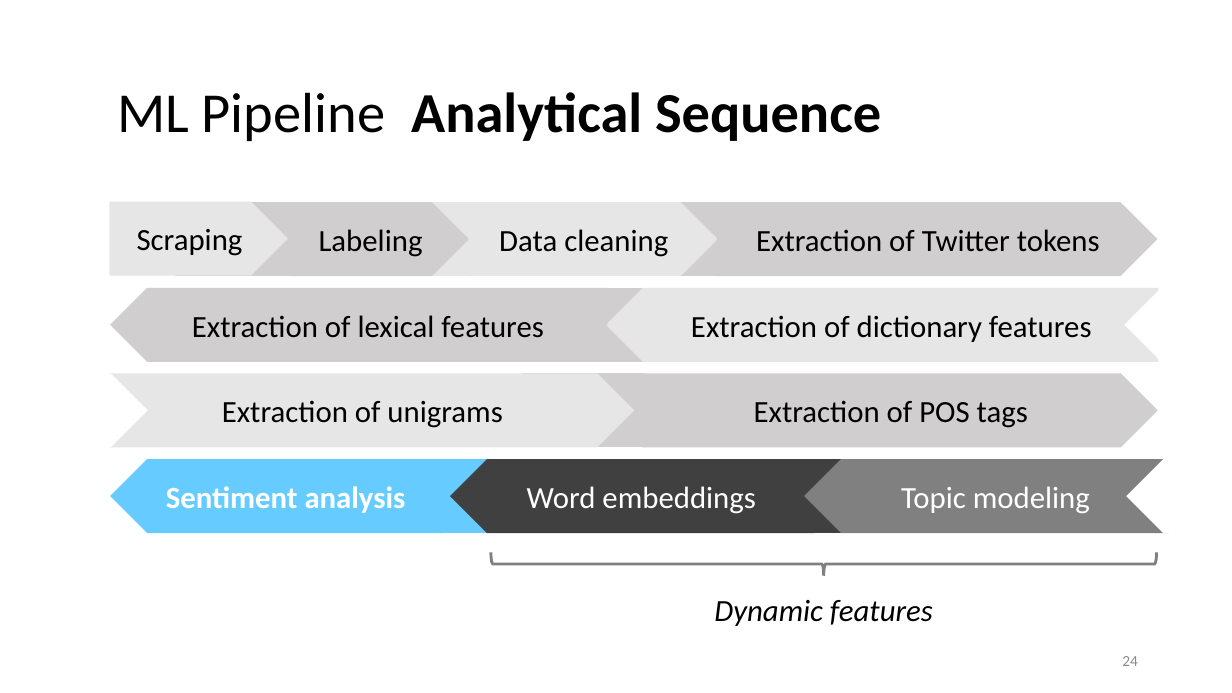
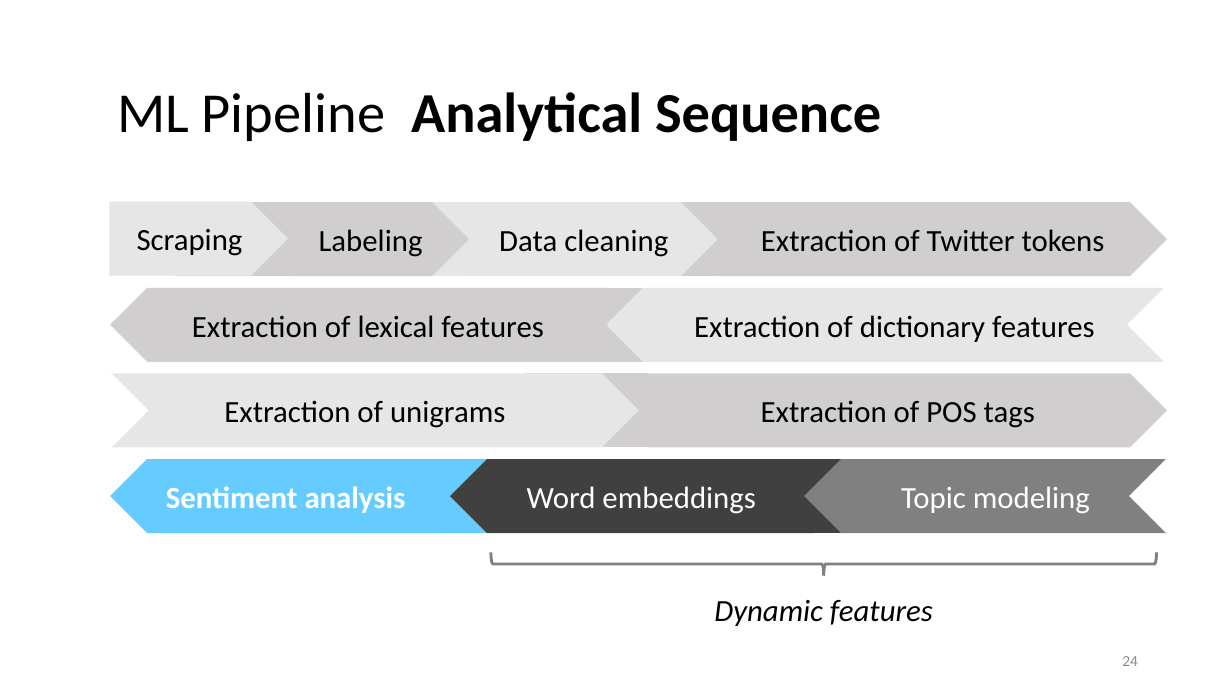
Before and after one commit to lisa-wm/consulting, a slide deck: slide 24 of 5_seminar/Contents_Part_01/Präsentation_Teil1.pptx. Drawn at 1232x693 pixels with LibreOffice and Linux fonts; fonts in the diff are those of the drawing. Boxes give left, top, right and bottom in pixels: in the first picture for what was removed or moved away, otherwise in the second. Text is boxed around its words. In the diff, an @@ line names an element or a change of style, - is before the commit and + after.

```diff
--- a/5_seminar/Contents_Part_01/Präsentation_Teil1.pptx
+++ b/5_seminar/Contents_Part_01/Präsentation_Teil1.pptx
@@ pentagon arrow "Extraction of Twitter tokens": place and size @@
-pentagon arrow "Extraction of Twitter tokens" at [718, 202, 1157, 275]
+pentagon arrow "Extraction of Twitter tokens" at [718, 202, 1166, 275]
@@ pentagon arrow "Extraction of dictionary features": place and size @@
-pentagon arrow "Extraction of dictionary features" at [607, 288, 1158, 361]
+pentagon arrow "Extraction of dictionary features" at [607, 288, 1165, 361]
@@ pentagon arrow "Extraction of unigrams": place and size @@
-pentagon arrow "Extraction of unigrams" at [110, 374, 634, 447]
+pentagon arrow "Extraction of unigrams" at [110, 374, 638, 447]
@@ rectangle: place and size @@
-rectangle at [523, 374, 643, 447]
+rectangle at [527, 374, 648, 447]
@@ pentagon arrow "Extraction of POS tags": place and size @@
-pentagon arrow "Extraction of POS tags" at [643, 374, 1157, 447]
+pentagon arrow "Extraction of POS tags" at [648, 374, 1166, 447]
```
Also in this commit, not shown: 1 other slide changed, 20 other files.
